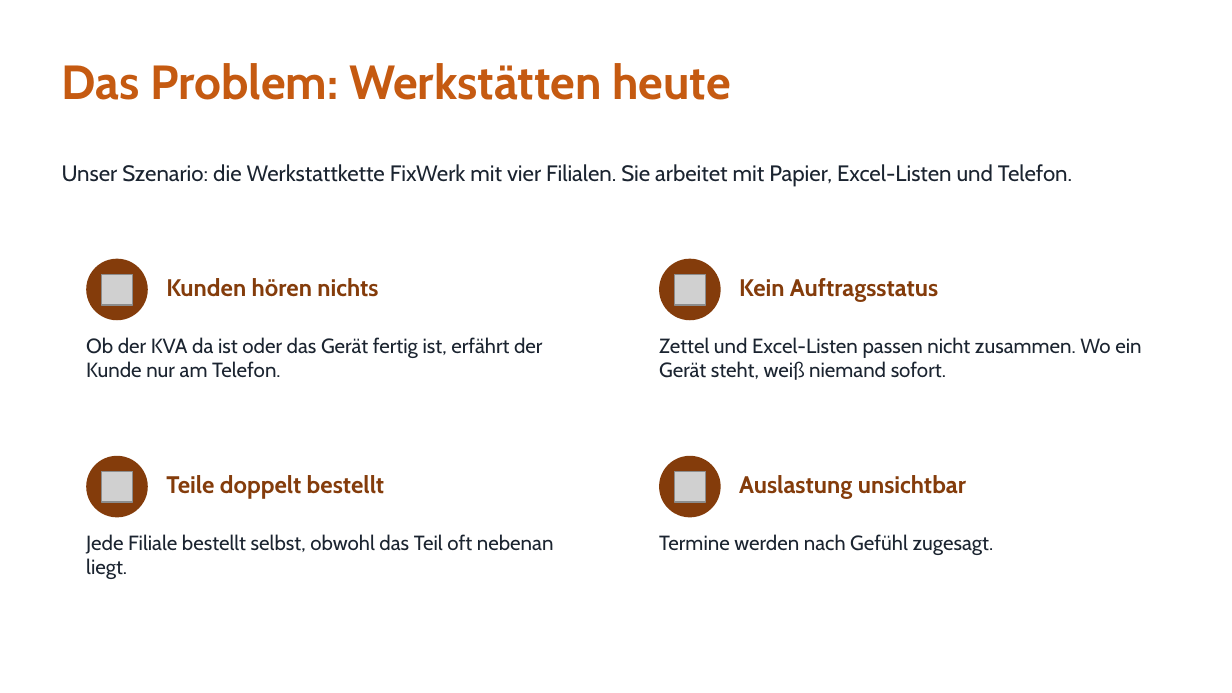
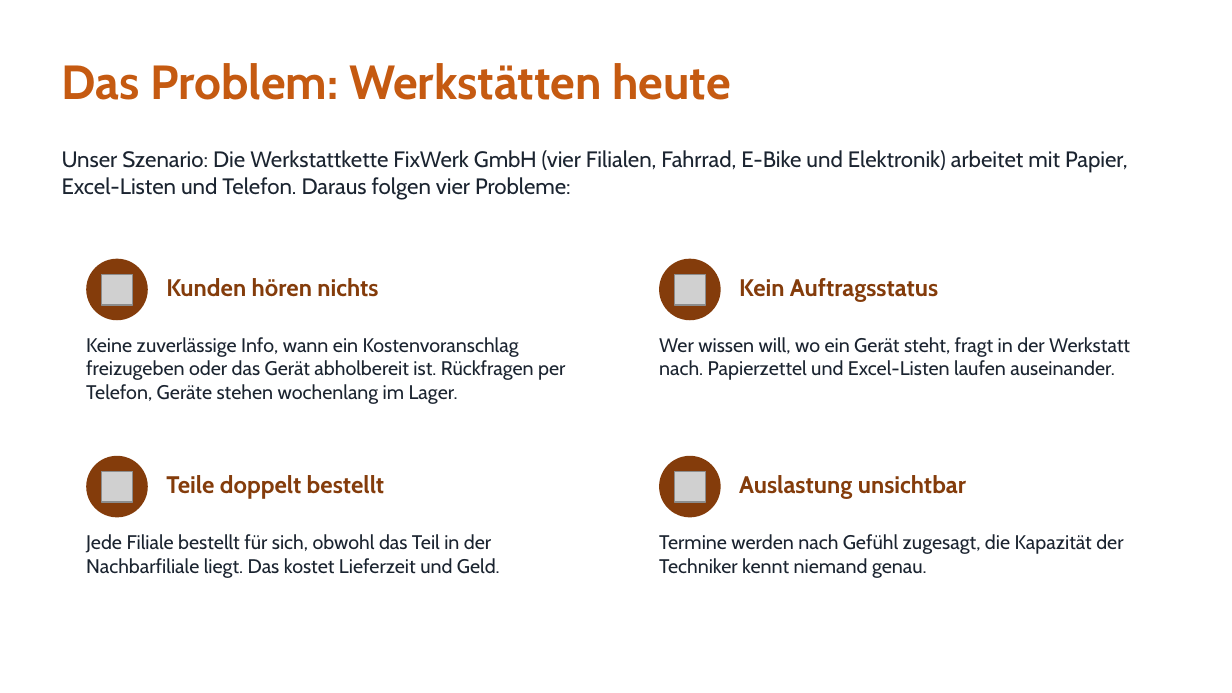
Before and after one commit to jakobschwan123-cmd/casestudy-semester-3, a slide deck: slide 3 of 4_praesentation/Abschlusspraesentation.pptx. Drawn at 1232x693 pixels with LibreOffice and Linux fonts; fonts in the diff are those of the drawing; grey boxes stand for pictures. Boxes give left, top, right and bottom in pixels: in the first picture for what was removed or moved away, otherwise in the second. Text is boxed around its words. In the diff, an @@ line names an element or a change of style, - is before the commit and + after.

```diff
--- a/4_praesentation/Abschlusspraesentation.pptx
+++ b/4_praesentation/Abschlusspraesentation.pptx
@@ text at box(62, 150, 1128, 200): text changed @@
-Unser Szenario: die Werkstattkette FixWerk mit vier Filialen. Sie arbeitet mit Papier, Excel-Listen und Telefon.
+Unser Szenario: Die Werkstattkette FixWerk GmbH (vier Filialen, Fahrrad, E-Bike und Elektronik) arbeitet mit Papier, Excel-Listen und Telefon. Daraus folgen vier Probleme:
@@ text at box(86, 337, 565, 404): text changed; size 12 to 11.5 pt @@
-Ob der KVA da ist oder das Gerät fertig ist, erfährt der Kunde nur am Telefon.
+Keine zuverlässige Info, wann ein Kostenvoranschlag freizugeben oder das Gerät abholbereit ist. Rückfragen per Telefon, Geräte stehen wochenlang im Lager.
@@ text at box(659, 337, 1130, 380): text changed; size 12 to 11.5 pt @@
-Zettel und Excel-Listen passen nicht zusammen. Wo ein Gerät steht, weiß niemand sofort.
+Wer wissen will, wo ein Gerät steht, fragt in der Werkstatt nach. Papierzettel und Excel-Listen laufen auseinander.
@@ text at box(86, 534, 500, 578): text changed; size 12 to 11.5 pt @@
-Jede Filiale bestellt selbst, obwohl das Teil oft nebenan liegt.
+Jede Filiale bestellt für sich, obwohl das Teil in der Nachbarfiliale liegt. Das kostet Lieferzeit und Geld.
@@ text at box(659, 534, 1123, 578): text changed; size 12 to 11.5 pt @@
-Termine werden nach Gefühl zugesagt.
+Termine werden nach Gefühl zugesagt, die Kapazität der Techniker kennt niemand genau.
```
Also in this commit, not shown: 9 other slides changed.
